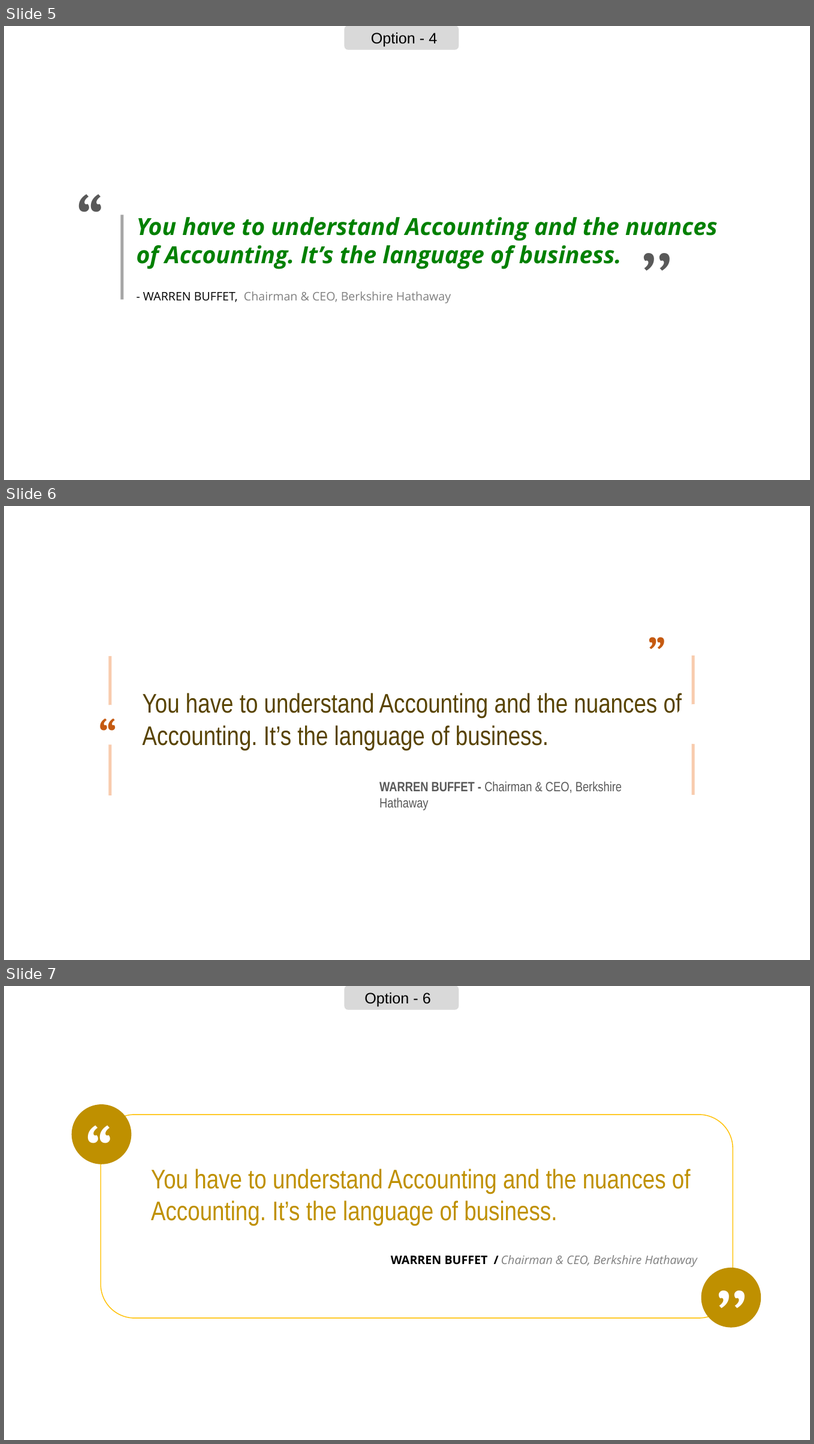
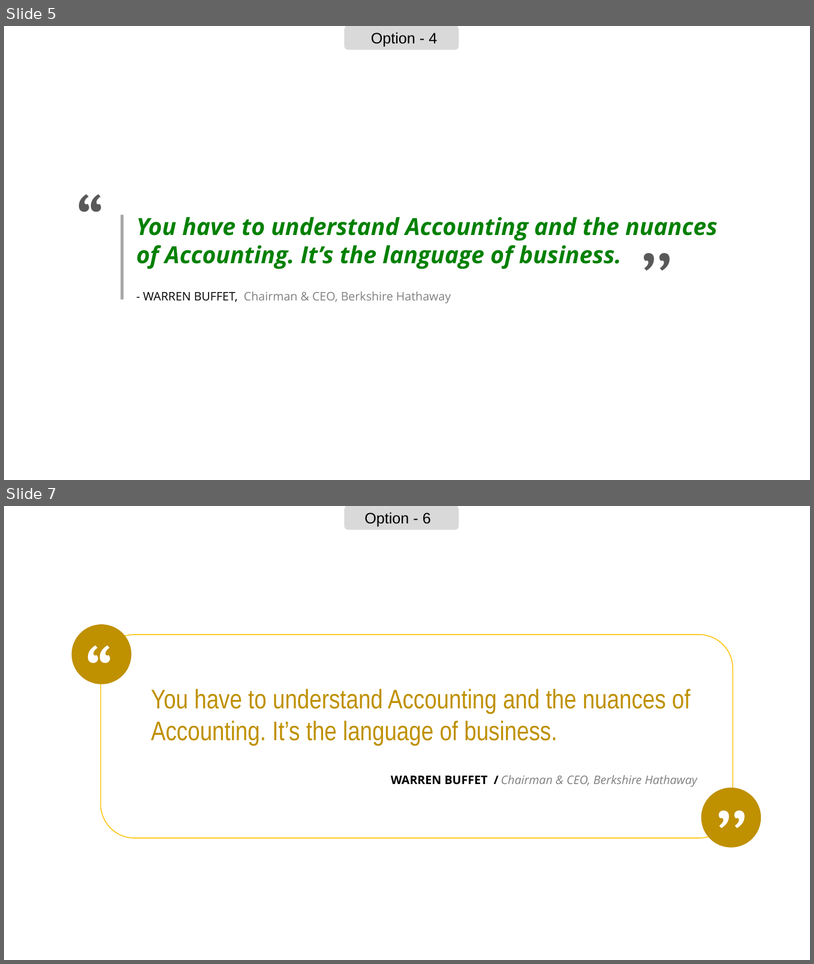
Before and after one commit to leonardodls/product-introduction-financial-accounting, a slide deck: assets/public/Chapter_1_Introduction_to_business_and_accounting_concepts/documents/resources/BusinessConcepts.pptx. Shown one above the other, each under a label of ours: slides 5, 6 and 7 before the commit, slides 5 and 7 after it; the slides between them are not shown. The pictures are 814x1444 and 814x964 pixels, drawn with LibreOffice and Linux fonts; fonts in the diff are those of the drawing. Boxes give left, top, right and bottom in pixels: in the first picture for what was removed or moved away, otherwise in the second. Text is boxed around its words. In the diff, an @@ line names an element or a change of style, - is before the commit and + after.

```diff
--- a/assets/public/Chapter_1_Introduction_to_business_and_accounting_concepts/documents/resources/BusinessConcepts.pptx
+++ b/assets/public/Chapter_1_Introduction_to_business_and_accounting_concepts/documents/resources/BusinessConcepts.pptx
@@ slide 6 removed at [4, 506, 810, 960], background #FFFFFF @@
@@ group removed at [90, 655, 714, 810]: 4 texts, 2 rectangles, 2 ellipses @@
-You have to understand Accounting and the nuances of Accounting. It’s the language of business.
-WARREN BUFFET - Chairman & CEO, Berkshire Hathaway
-“
-“
```
Also in this commit, not shown: 1 slide added, 1 other file.
